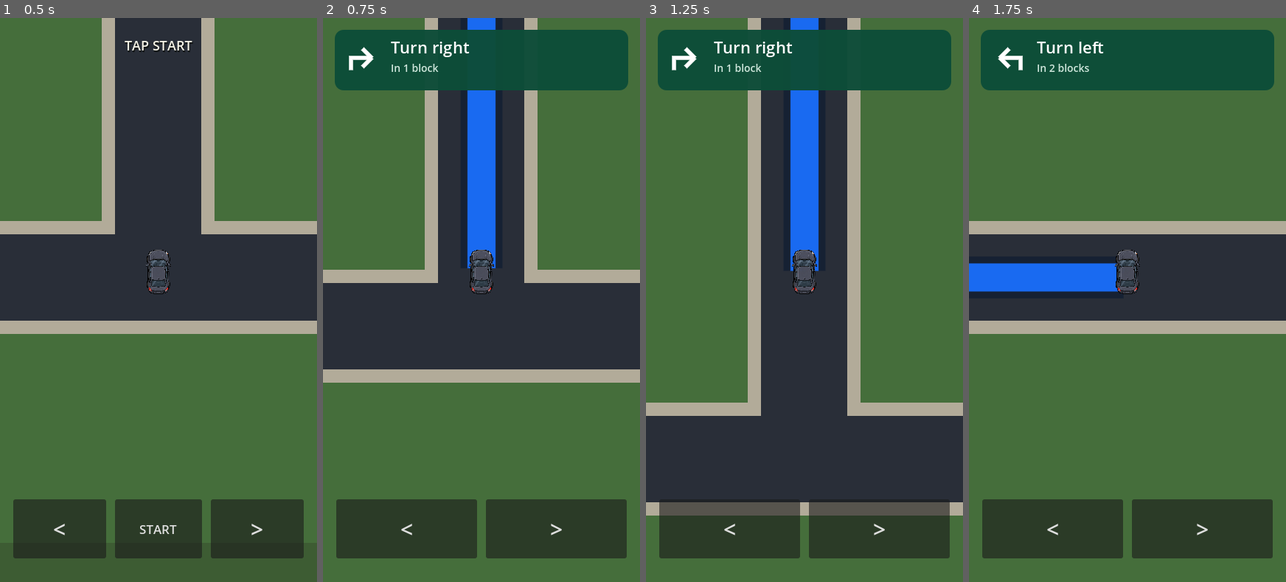
Above: before the commit, frames 1-4 (left to right).
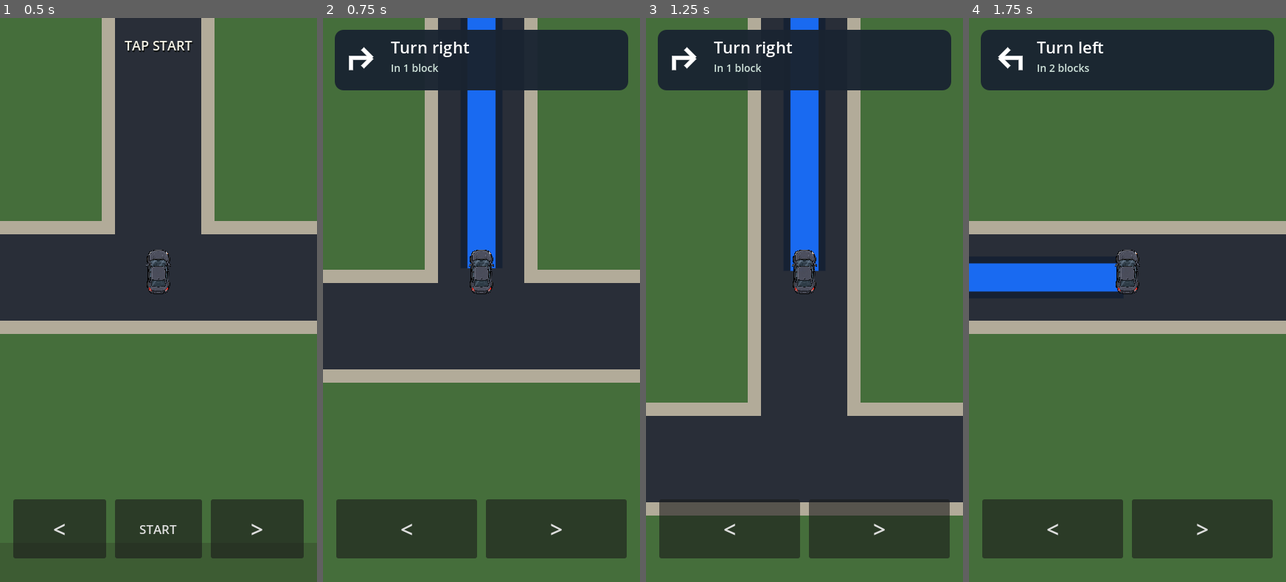
Above: after the commit, the same moments.

Repository: patrickcallahancomedy/comedian
Game: Godot game, scene res://scenes/drive/drive_module.tscn
The game is run twice, just before and just after one commit, with the same random seed, the same clock (stepped at 60 frames per second) and the same inputs.
Inputs (mouse positions are in pixels of both pictures, inside the frame that each line leads up to):
- Up to frame 1 (0.5 s): no input
- Up to frame 2 (0.75 s): click "START" at 0.5 s
- Up to frame 3 (1.25 s): no input
- Up to frame 4 (1.75 s): tap Enter (ui_accept) at 1.25, 1.52 s; move the mouse to (1197, 271) at 1.27 s; hold Right from 1.28 s (still down); tap Space at 1.35 s; click (1197, 271) at 1.42 s

Frame 1 is identical in both runs. In frame 2, 9.5% of the frame differs, in the area x 3-97%, y 2-13%; in frame 3, 9.5%; in frame 4, 9.5%.

Commit message:
Change GPS banner to dark slate gray

Diff:
--- a/godot/scripts/drive/drive_navigation.gd
+++ b/godot/scripts/drive/drive_navigation.gd
@@ -11,7 +11,7 @@
 const ROUTE_LINE_WIDTH_RATIO := 0.32
 const ROUTE_START_AHEAD_RATIO := 0.02
 
-const BANNER_COLOR := Color(0.05, 0.30, 0.22, 0.97)
+const BANNER_COLOR := Color(0.10, 0.14, 0.19, 0.96)
 const BANNER_TEXT_COLOR := Color(1.0, 1.0, 1.0, 1.0)
 const BANNER_SUBTEXT_COLOR := Color(0.88, 0.96, 0.92, 0.92)
 const BANNER_MARGIN := 16.0
